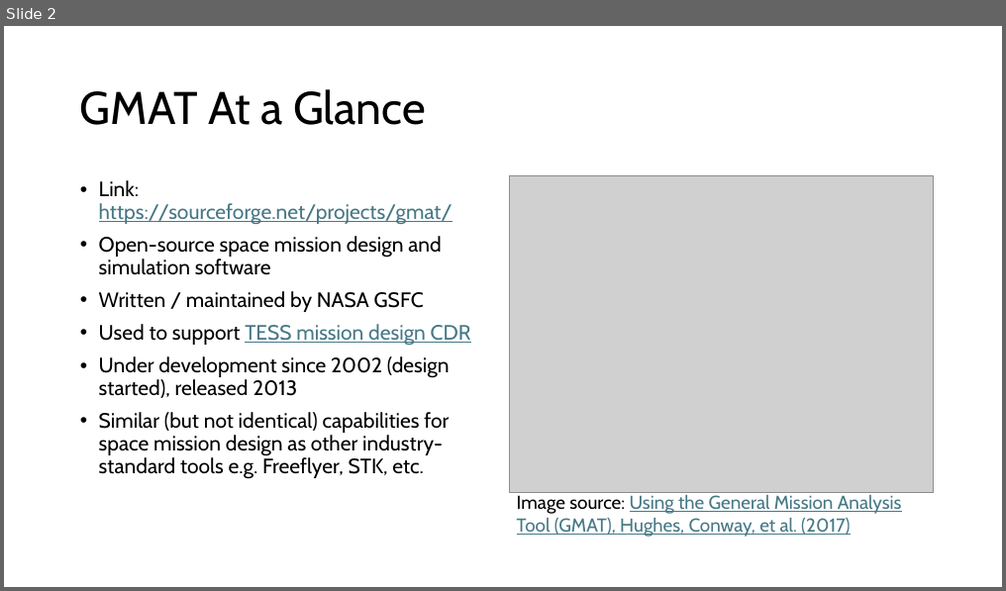
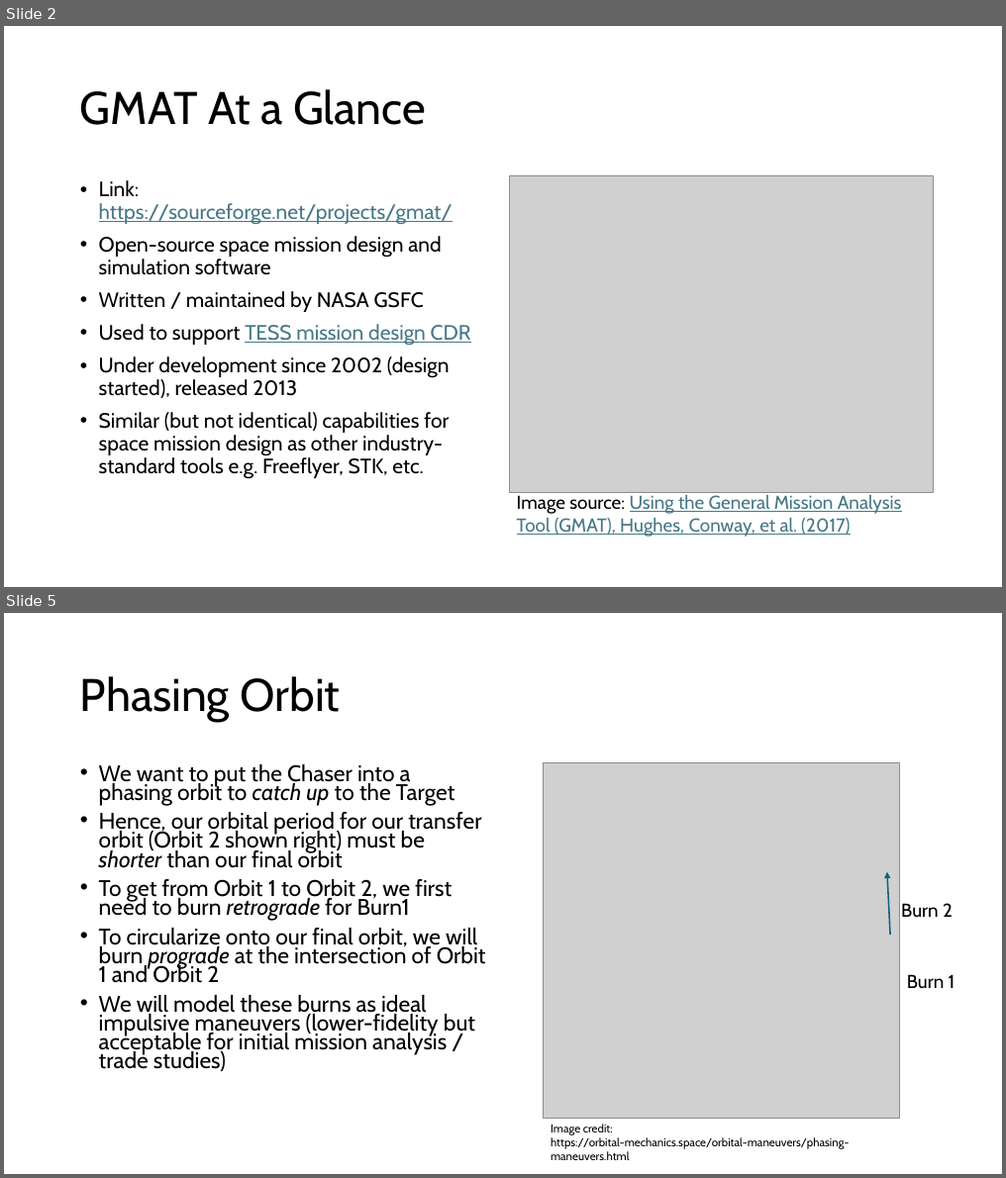
Before and after one commit to alex-w-johnson/nasa-gmat-phasing-burn-example, a slide deck: A Brief Intro To GMAT - Phasing Maneuver Example.pptx. Shown one above the other, each under a label of ours: slide 2 before the commit, slides 2 and 5 after it; the slides between them are not shown. The pictures are 1006x591 and 1006x1178 pixels, drawn with LibreOffice and Linux fonts; fonts in the diff are those of the drawing; grey boxes stand for pictures. Boxes give left, top, right and bottom in pixels: in the first picture for what was removed or moved away, otherwise in the second. Text is boxed around its words. In the diff, an @@ line names an element or a change of style, - is before the commit and + after.

```diff
--- a/A Brief Intro To GMAT - Phasing Maneuver Example.pptx
+++ b/A Brief Intro To GMAT - Phasing Maneuver Example.pptx
@@ slide 5 added at (4, 613, 1002, 1174), background #FFFFFF @@
@@ title added at (80, 676, 340, 722), 44 pt, text #000000 @@
+Phasing Orbit
@@ text added at (99, 764, 486, 1071), 21.7 pt, text #000000 @@
+• We want to put the Chaser into a phasing orbit to catch up to the Target
+• Hence, our orbital period for our transfer orbit (Orbit 2 shown right) must be shorter than our final orbit
+• To get from Orbit 1 to Orbit 2, we first need to burn retrograde for Burn1
+• To circularize onto our final orbit, we will burn prograde at the intersection of Orbit 1 and Orbit 2
+• We will model these burns as ideal impulsive maneuvers (lower-fidelity but acceptable for initial mission analysis / trade studies)
@@ picture added at (543, 762, 899, 1119) @@
@@ arrow added from (890, 935) to (887, 872), #156082 1.5 pt @@
@@ text added at (901, 903, 952, 917), 18 pt, text #000000 @@
+Burn 2
@@ text added at (907, 974, 955, 988), 18 pt, text #000000 @@
+Burn 1
@@ text added at (550, 1124, 848, 1160), 11 pt, text #000000 @@
+Image credit: https://orbital-mechanics.space/orbital-maneuvers/phasing-maneuvers.html
```
Also in this commit, not shown: 3 slides changed, 3 other slides added, 1 other file.
